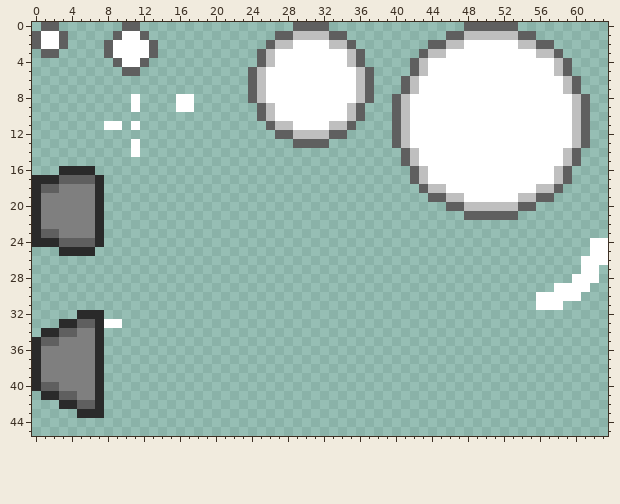
Pixel-art file, stored at assets/basic.aseprite. The picture above was drawn from the file before the commit.
64x64 pixels, 1 frame. Shown: x 0..63, y 0..45. The old version is drawn lined up with the new one.
New version:
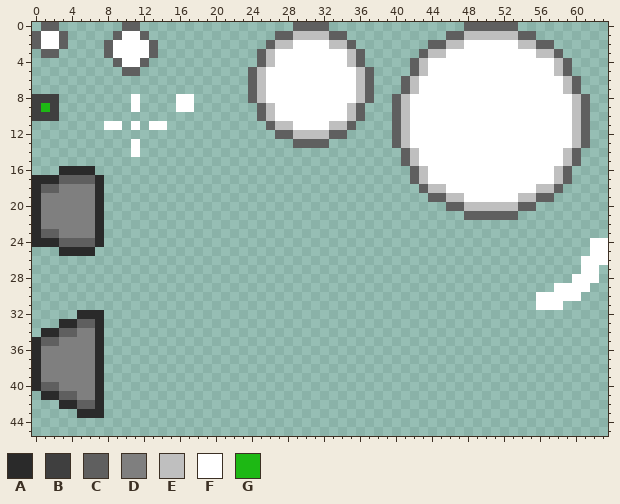
Palette (. is transparent): A #2a2a2a  B #3f3f3f  C #5f5f5f  D #7f7f7f  E #bfbfbf  F #ffffff  G #1db814
Change:
drawings rearranged on the sheet (the old picture shows each at its new place)
Changed rows in their new state; - is an unchanged pixel.
first column x 0:
 8 BBB------------
 9 BGB------------
10 BBB------------
11 -------------FF
first column x 8:
33 ..
Changed places in both pictures, as pixel boxes (x1, y1, x2, y2):
added: (32, 94, 59, 121)
added: (149, 121, 167, 130)
erased: (104, 319, 122, 328)
